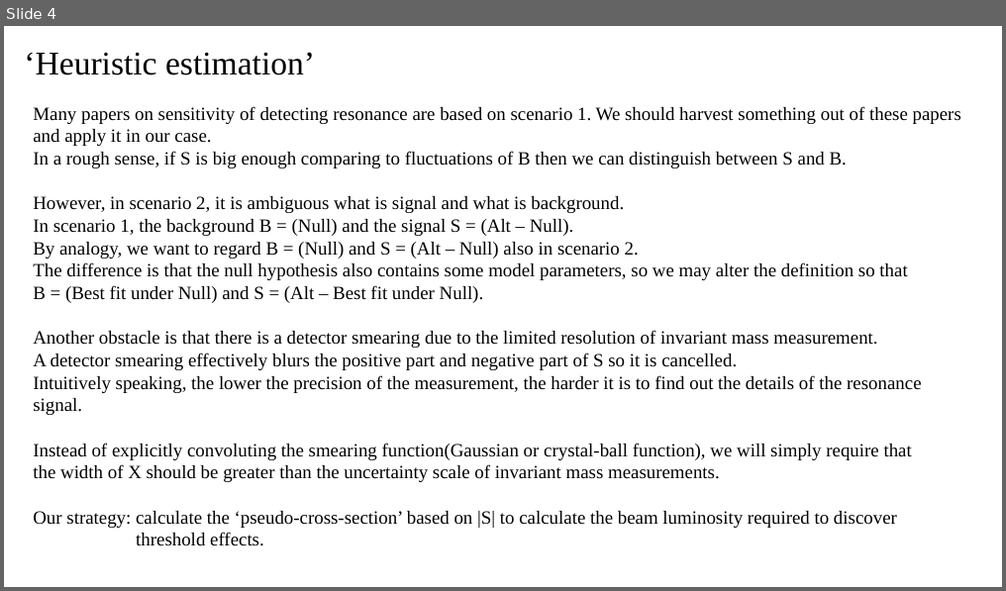
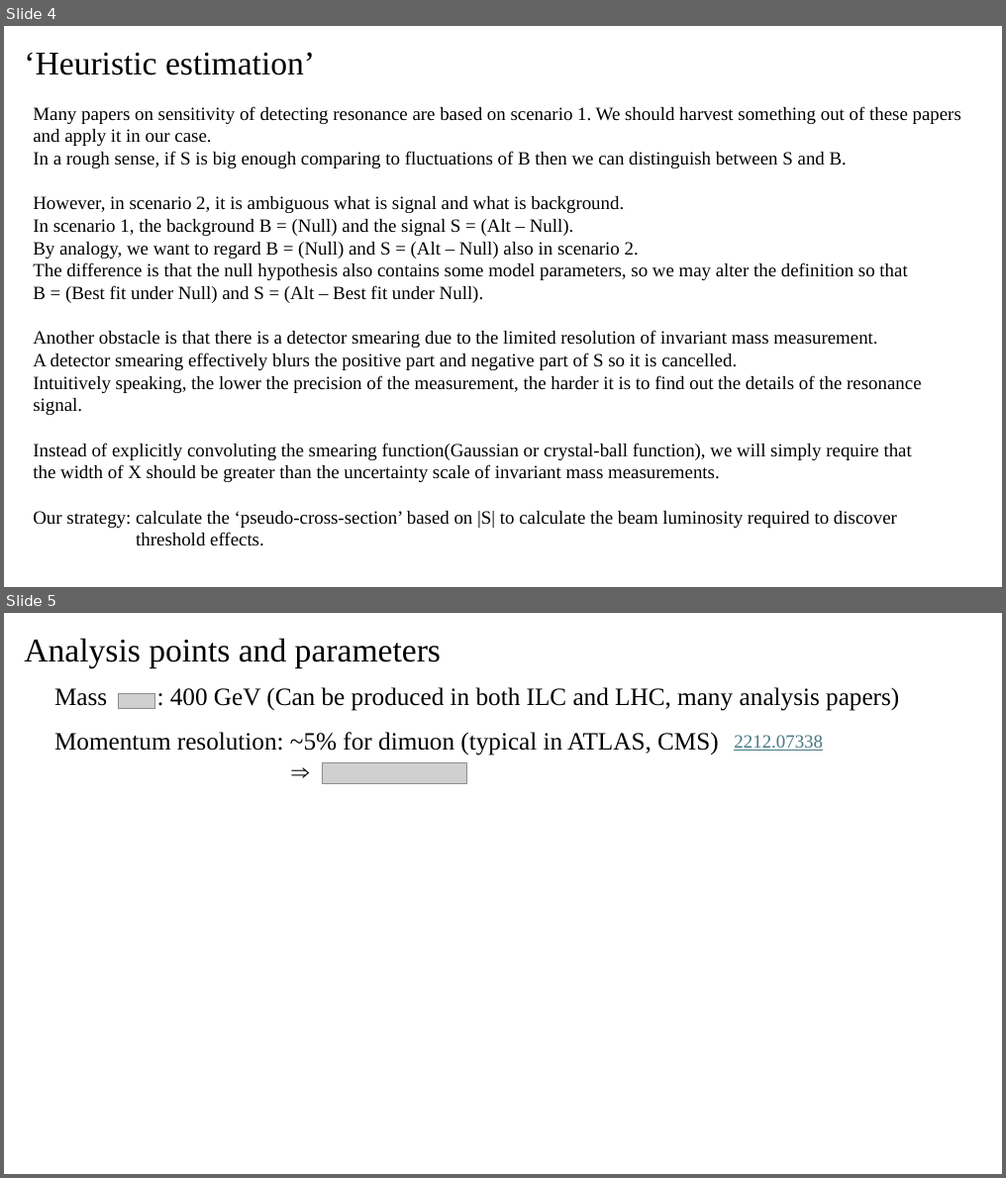
Before and after one commit to Seokhyeon-Song/Study, a slide deck: Higgs and SMEFT/Luminosity estimation.pptx. Shown one above the other, each under a label of ours: slide 4 before the commit, slides 4 and 5 after it. The pictures are 1006x591 and 1006x1178 pixels, drawn with LibreOffice and Linux fonts; fonts in the diff are those of the drawing; grey boxes stand for pictures. Boxes give left, top, right and bottom in pixels: in the first picture for what was removed or moved away, otherwise in the second. Text is boxed around its words. In the diff, an @@ line names an element or a change of style, - is before the commit and + after.

```diff
--- a/Higgs and SMEFT/Luminosity estimation.pptx
+++ b/Higgs and SMEFT/Luminosity estimation.pptx
@@ slide 5 added at bbox=[4, 613, 1002, 1174], background #FFFFFF @@
@@ text added at bbox=[24, 638, 441, 667], 32 pt, text #000000 @@
+Analysis points and parameters
@@ text added at bbox=[54, 687, 899, 711], 24 pt, text #000000 @@
+Mass : 400 GeV (Can be produced in both ILC and LHC, many analysis papers)
@@ picture added at bbox=[118, 694, 155, 709] @@
@@ text added at bbox=[54, 732, 719, 756], 24 pt, text #000000 @@
+Momentum resolution: ~5% for dimuon (typical in ATLAS, CMS)
+⇒
@@ text added at bbox=[734, 735, 823, 751], 18 pt, text #467886, underline @@
+2212.07338
@@ picture added at bbox=[322, 762, 466, 783] @@
```
Also in this commit, not shown: 1 slide changed, 7 other files.
